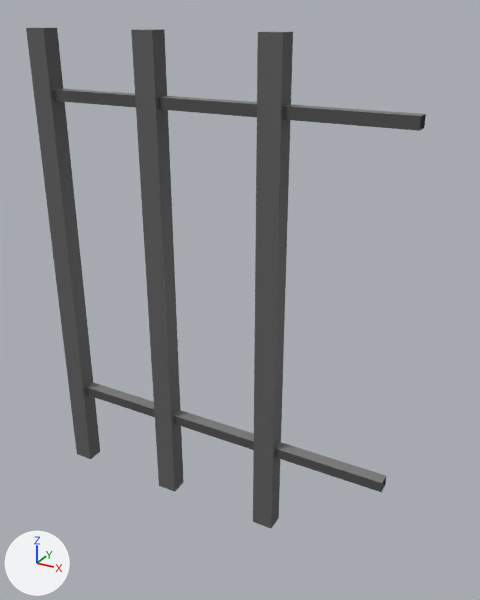
Renders of the FBX model Assets/Models/Simple Town Pack/Models/fence_short_mesh.fbx from each side of a commit.
Rendered twice from a 50 mm lens placed at (0.023, -0.037, 0.0369), pointed at (0.0021, 0.0009, 0.0179). Every picture has the same lights, and +X, +Y and +Z are marked at lower left. Where no turn or scale is listed for an object, it has been applied to the vertices.

Script lines for the objects in view, before the commit:
```python
me_mesh = bpy.data.meshes.new('Mesh')
me_mesh.from_pydata(...)  # 40 vertices, 23 faces; spans x -0.0138..0.0138, y -0.0007..0.0007, z 0.0..0.0356
me_mesh.materials.append(mat_setexport2013_lambert15)  # picture img_props_psd
ob_fence_short_mesh = bpy.data.objects.new('fence_short_mesh', me_mesh)
ob_fence_short_mesh.location = (0.0, 0.0, 0.0)
```
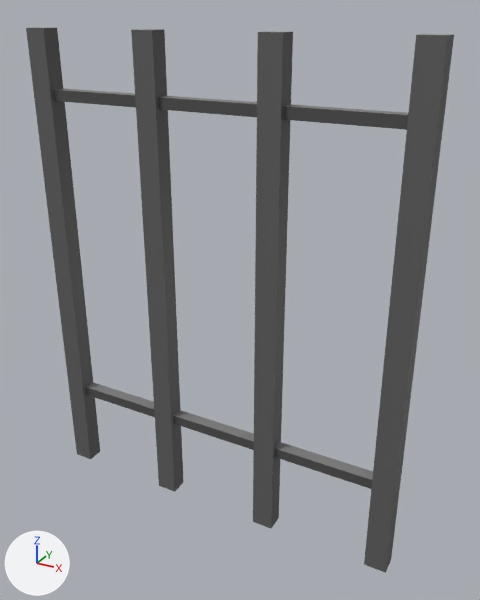
The newer file is also rescaled (x0.888), turned or shifted as a whole; pictures and numbers use the older file's frame.

What differs and where, as boxes [x1, y1, x2, y2] in the pictures (480 x 600 px):
'fence_short_mesh', reshaped (7% wider, 9% taller)
    before: [26, 27, 426, 528]
    after: [26, 27, 454, 573]
part 1 of me_mesh, added
    after: [364, 34, 454, 573]

What changed in the scene script:
```text
Change me_mesh:
    where me_mesh.from_pydata(...)  # 40 vertices, 23 faces; spans x -0.0138..0.0138, y -0.0007..0.0007, z 0.0..0.0356
    used by ob_fence_short_mesh; location = (0.0, 0.0, 0.0)
    me_mesh part 1: the loose piece of 8 vertices spanning x 0.0041..0.0057, y -0.0007..0.0007, z 0.0..0.0356 is copied, and the copy is moved by (0.0091, 0.0, 0.0); it spans x 0.0132..0.0148, y -0.0007..0.0007, z 0.0..0.0356
```
